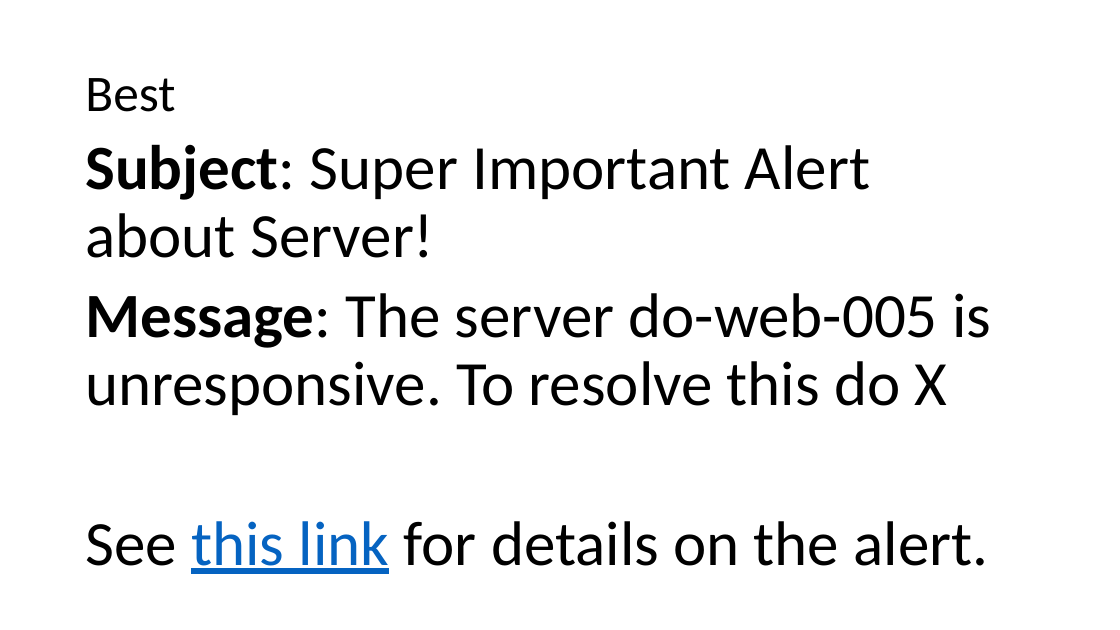
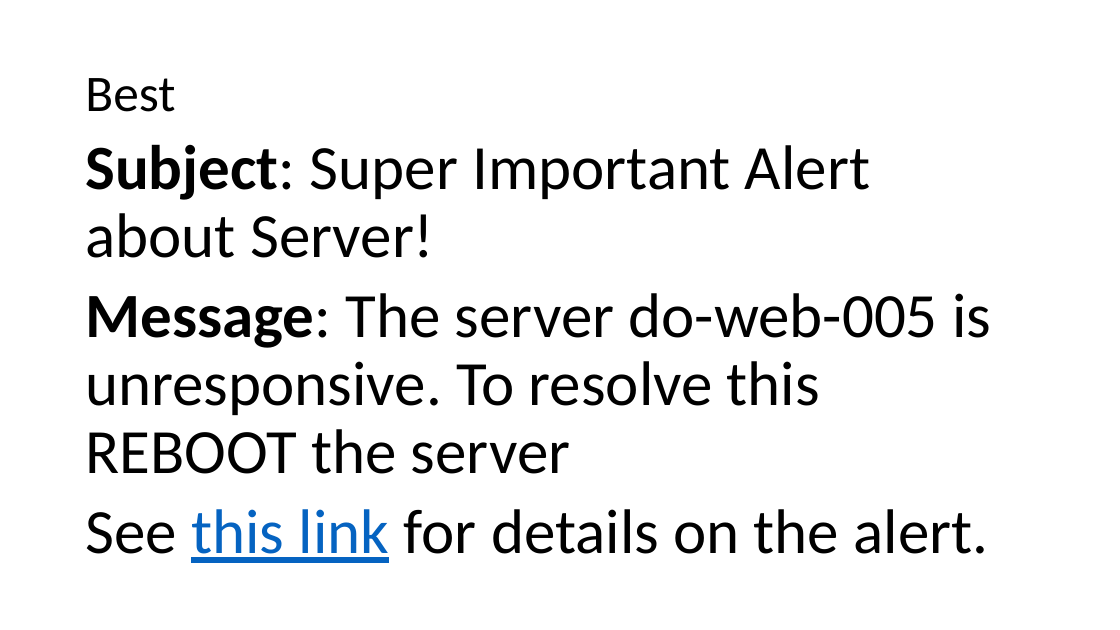
Before and after one commit to ryancheley/dcus-2024, a slide deck: slide 82 of Presentation.pptx (slide 75 before the commit). Drawn at 1120x630 pixels with LibreOffice and Linux fonts; fonts in the diff are those of the drawing. Boxes give left, top, right and bottom in pixels: in the first picture for what was removed or moved away, otherwise in the second. Text is boxed around its words. In the diff, an @@ line names an element or a change of style, - is before the commit and + after.

```diff
--- a/Presentation.pptx
+++ b/Presentation.pptx
@@ text at [85, 293, 991, 474]: text changed @@
-Message: The server do-web-005 is unresponsive. To resolve this do X
+Message: The server do-web-005 is unresponsive. To resolve this REBOOT the server
```
Also in this commit, not shown: 36 other slides changed, 13 slides added, 5 slides removed, 4 other files.
